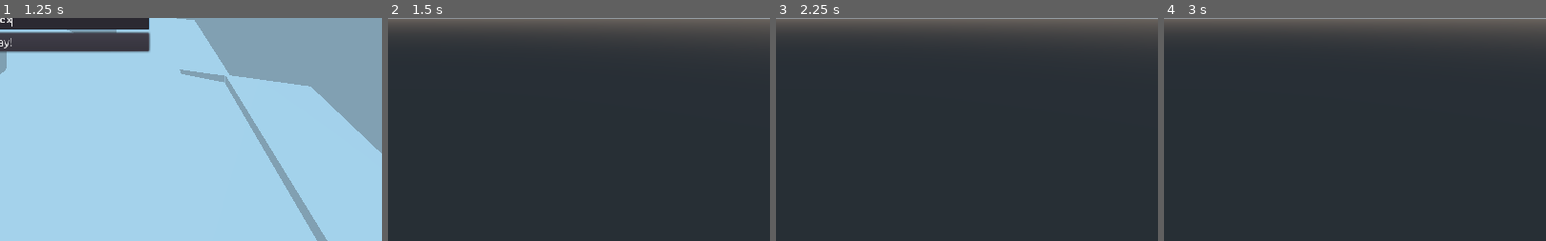
Above: before the commit, frames 1-4 (left to right).
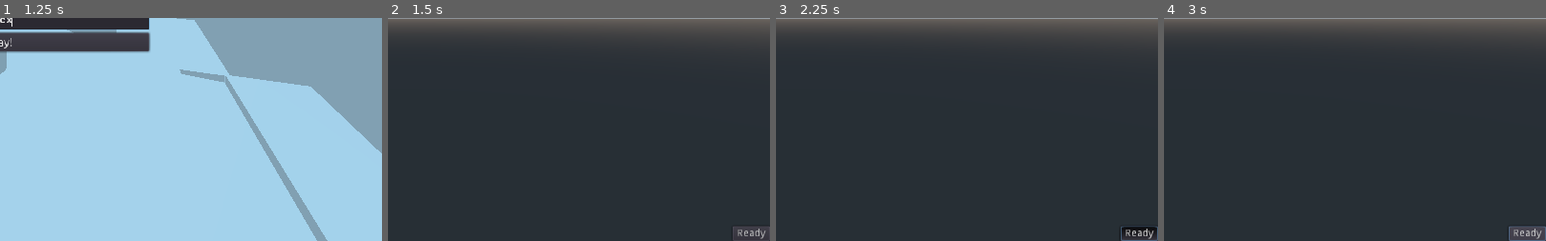
Above: after the commit, the same moments.

Repository: Waayway/Informatica-3DPO
Game: Godot game, scene res://MainMenu/MainMenu.tscn
Same seed, same stepped clock (60 frames per second), same inputs: the game is played once before the commit and once after it.
Inputs (mouse positions are % of the whole screen's width and height, from its top left):
- Up to frame 1 (1.25 s): click (50, 45) at 0.52 s; type "Alex" at 0.6 s; click (50, 50) at 0.75 s; type "Alex" at 0.83 s
- Up to frame 2 (1.5 s): click "Play!" at 1.25 s
- Up to frame 3 (2.25 s): click (98, 98) at 2 s, where only the run after the commit has a clickable "Ready"
- Up to frame 4 (3 s): click (98, 98) at 2.75 s, where only the run after the commit has a clickable "Ready"
The pictures show only the part of the screen within x 50-100%, y 50-100%; the shares and areas given below are measured in that part.

Frame 1 is identical in both runs. In frame 2, 0.3% of the frame differs, in the area x 90-100%, y 93-100%; in frame 3, 0.3%; in frame 4, 0.7%.

Commit message:
Changed a lot of stuff revised the multiplayer Lobby so now the podiums spawn and i am able to see other players connect, the server is currently bugged but is close to working

Diff:
--- a/Lobby/Lobby.gd
+++ b/Lobby/Lobby.gd
@@ -2,18 +2,32 @@
 
 onready var podiumPlayer = preload("res://Lobby/Podium.tscn")
 var loadedPlayers: Array = []
+var loadedPlayerInstances: Array = []
 
-var PodiumPlayerWidth = 0.9*2
+var PodiumPlayerWidth = 1.8
 
+onready var MultiplayerNode = get_node("/root/Multiplayer")
 
 func _ready():
-	get_node("/root/Multiplayer").connect("lobby_new_player", self,"lobby_new_players")
+	MultiplayerNode.connect("lobby_new_player", self,"lobby_new_players")
 
-func lobby_new_players(players: Array):
+func lobby_new_players(players: Array, fullDict: Dictionary):
+	for i in players:
+		var found = loadedPlayers.find(i)
+		if found != -1:
+			loadedPlayerInstances[found].get_child(0).change_color_to_ready(fullDict[i])
 	for i in loadedPlayers:
 		if players.count(i) > 0:
 			players.erase(i)
 	for i in players:
 		var PodiumPlayerInstance = podiumPlayer.instance()
-		PodiumPlayerInstance.global_transform.origin.x = len(loadedPlayers)*PodiumPlayerWidth
+		PodiumPlayerInstance.global_translate(Vector3(0,0,len(loadedPlayers)*PodiumPlayerWidth))
 		add_child(PodiumPlayerInstance)
+		loadedPlayers.append(i)
+		loadedPlayerInstances.append(PodiumPlayerInstance)
+		print(loadedPlayers)
+
+
+func _on_Button_toggled(button_pressed):
+	MultiplayerNode.isReady = button_pressed
+	MultiplayerNode.send_lobby_message()
--- a/Lobby/Lobby.tscn
+++ b/Lobby/Lobby.tscn
@@ -1,10 +1,34 @@
-[gd_scene load_steps=2 format=2]
+[gd_scene load_steps=3 format=2]
 
 [ext_resource path="res://Lobby/Lobby.gd" type="Script" id=1]
+[ext_resource path="res://MainMenu/MainMenu.tres" type="Theme" id=2]
 
 [node name="Spatial" type="Spatial"]
 script = ExtResource( 1 )
 
 [node name="Camera" type="Camera" parent="."]
-transform = Transform( -4.37114e-08, 0, -1, 0, 1, 0, 1, 0, -4.37114e-08, -4, 0, 0 )
+transform = Transform( -0.57196, 0, -0.820282, 0, 1, 0, 0.820282, 0, -0.57196, -4, 1.83706, -0.804956 )
 current = true
+
+[node name="Control" type="Control" parent="."]
+anchor_right = 1.0
+anchor_bottom = 1.0
+theme = ExtResource( 2 )
+__meta__ = {
+"_edit_use_anchors_": false
+}
+
+[node name="Button" type="Button" parent="."]
+anchor_left = 1.0
+anchor_top = 1.0
+anchor_right = 1.0
+anchor_bottom = 1.0
+margin_left = -50.0
+margin_top = -20.0
+toggle_mode = true
+text = "Ready"
+__meta__ = {
+"_edit_use_anchors_": false
+}
+
+[connection signal="toggled" from="Button" to="." method="_on_Button_toggled"]
--- a/Lobby/Podium.tscn
+++ b/Lobby/Podium.tscn
@@ -1,9 +1,11 @@
-[gd_scene load_steps=4 format=2]
+[gd_scene load_steps=5 format=2]
 
 [ext_resource path="res://Lobby/Podium.obj" type="ArrayMesh" id=1]
 [ext_resource path="res://Lobby/PodiumPlayer.gd" type="Script" id=2]
 
 [sub_resource type="CapsuleMesh" id=1]
+
+[sub_resource type="SpatialMaterial" id=2]
 
 [node name="Podium" type="MeshInstance"]
 transform = Transform( 2, 0, 0, 0, 2, 0, 0, 0, 2, 0, 0, 0 )
@@ -17,4 +19,4 @@
 [node name="Player" type="MeshInstance" parent="Player"]
 mesh = SubResource( 1 )
 skeleton = NodePath("")
-material/0 = null
+material/0 = SubResource( 2 )
--- a/Lobby/PodiumPlayer.gd
+++ b/Lobby/PodiumPlayer.gd
@@ -13,5 +13,10 @@
 	var height = sin(counter)*differentHeight
 	var newPosition = basePosition
 	newPosition.y += height
-	print(height)
 	global_transform.origin = newPosition
+
+func change_color_to_ready(ready: bool):
+	var color = Color.white
+	if ready:
+		color = Color.green
+	$Player.get_surface_material(0).albedo_color = color
--- a/MainMenu/MainMenu.gd
+++ b/MainMenu/MainMenu.gd
@@ -21,4 +21,4 @@
 	if (IPRegex.search(IPtext) or HostnameRegex.search(IPtext) or IPtext.empty()) and not UsernameInput.text.empty():
 		get_node("/root/Multiplayer").username = UsernameInput.text
 		get_node("/root/Multiplayer").start_connection(IPtext)
-	get_tree().change_scene("res://Lobby/Lobby.tscn")
+		get_tree().change_scene("res://Lobby/Lobby.tscn")
--- a/Multiplayer/Multiplayer.gd
+++ b/Multiplayer/Multiplayer.gd
@@ -1,6 +1,6 @@
 extends Node
 
-signal lobby_new_player(players)
+signal lobby_new_player(players, data)
 
 #default websocket_url
 export var websocket_url = "ws://localhost:8888/ws"
@@ -83,11 +83,12 @@
 		get_lobby_data(JSON.parse(data.substr(1)).result)
 
 func get_lobby_data(data: Dictionary):
-	var list = data.keys
-	emit_signal("lobby_new_player", list)
+	var list = data.keys()
+	emit_signal("lobby_new_player", list, data)
 
 func send_lobby_message():
-	_client.get_peer(1).put_packet('0{"'+id+'": '+str(isReady)+'}')
+	print(isReady)
+	_client.get_peer(1).put_packet(('0{"'+id+'": '+str(isReady).to_lower()+'}').to_utf8())
 
 func send_first_message():
 	var data = {
